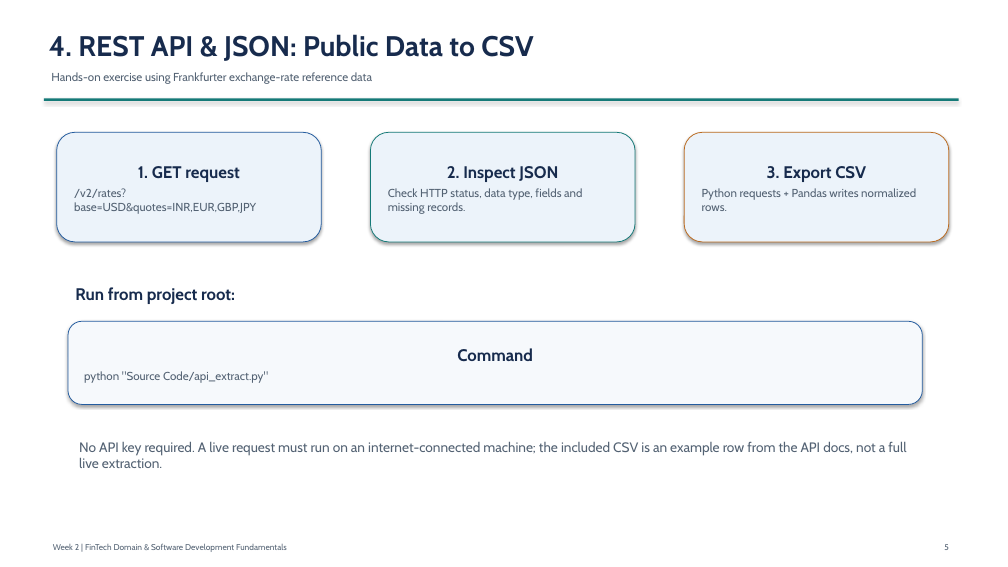
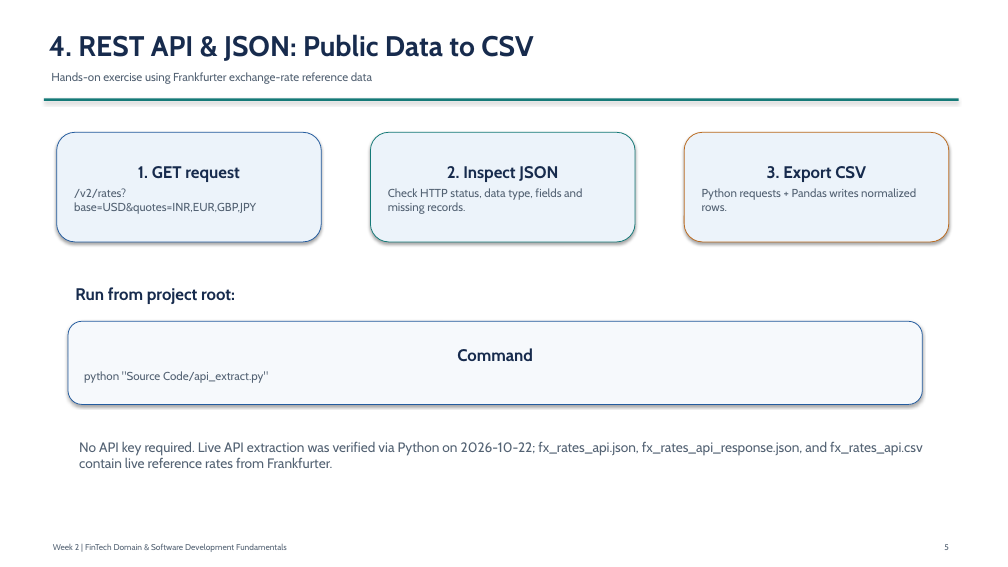
Before and after one commit to Raghunath2604/Week_2_FinTech_Domain_Software_Development_Fundamentals, a slide deck: slide 5 of PPT/Slides/Week_2_FinTech_Domain_Software_Development_Fundamentals.pptx. Drawn at 1008x567 pixels with LibreOffice and Linux fonts; fonts in the diff are those of the drawing. Boxes give left, top, right and bottom in pixels: in the first picture for what was removed or moved away, otherwise in the second. Text is boxed around its words. In the diff, an @@ line names an element or a change of style, - is before the commit and + after.

```diff
--- a/PPT/Slides/Week_2_FinTech_Domain_Software_Development_Fundamentals.pptx
+++ b/PPT/Slides/Week_2_FinTech_Domain_Software_Development_Fundamentals.pptx
@@ text at bbox=[79, 441, 923, 468]: text changed @@
-No API key required. A live request must run on an internet-connected machine; the included CSV is an example row from the API docs, not a full live extraction.
+No API key required. Live API extraction was verified via Python on 2026-10-22; fx_rates_api.json, fx_rates_api_response.json, and fx_rates_api.csv contain live reference rates from Frankfurter.
```
Also in this commit, not shown: 15 other files.
